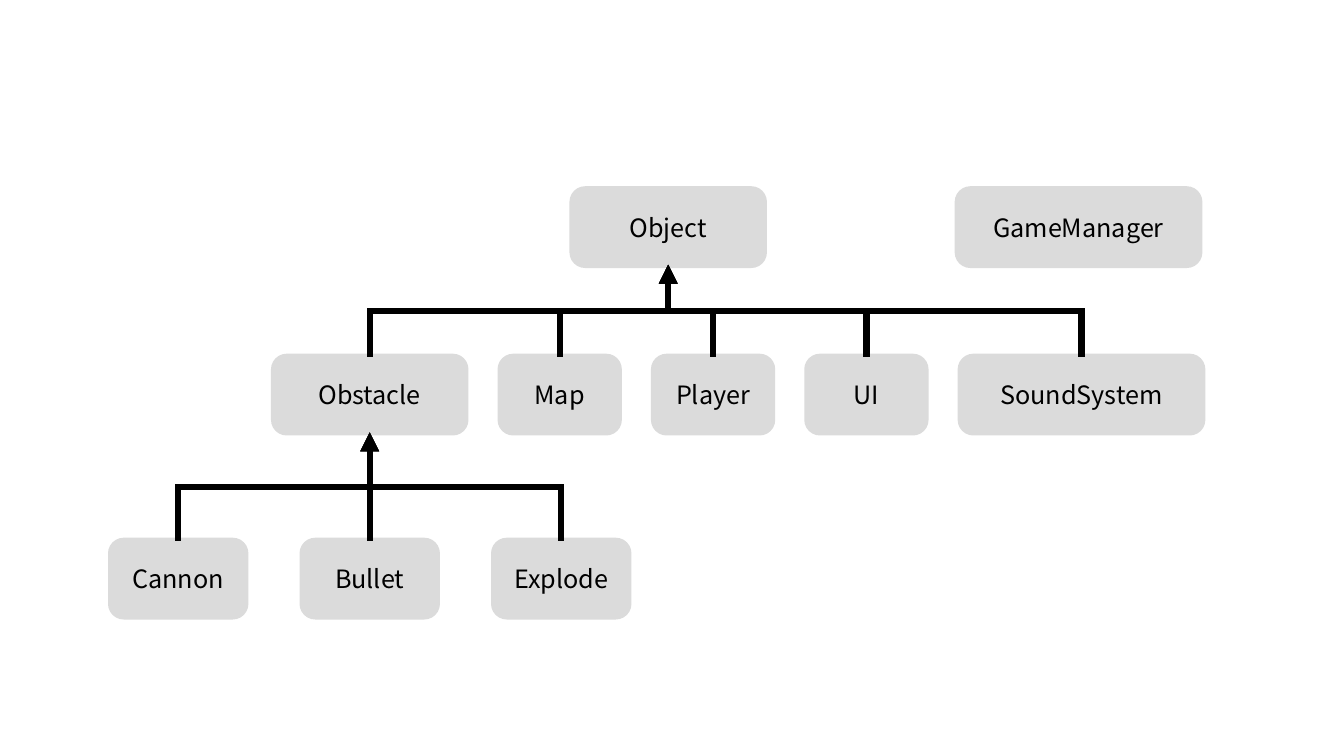
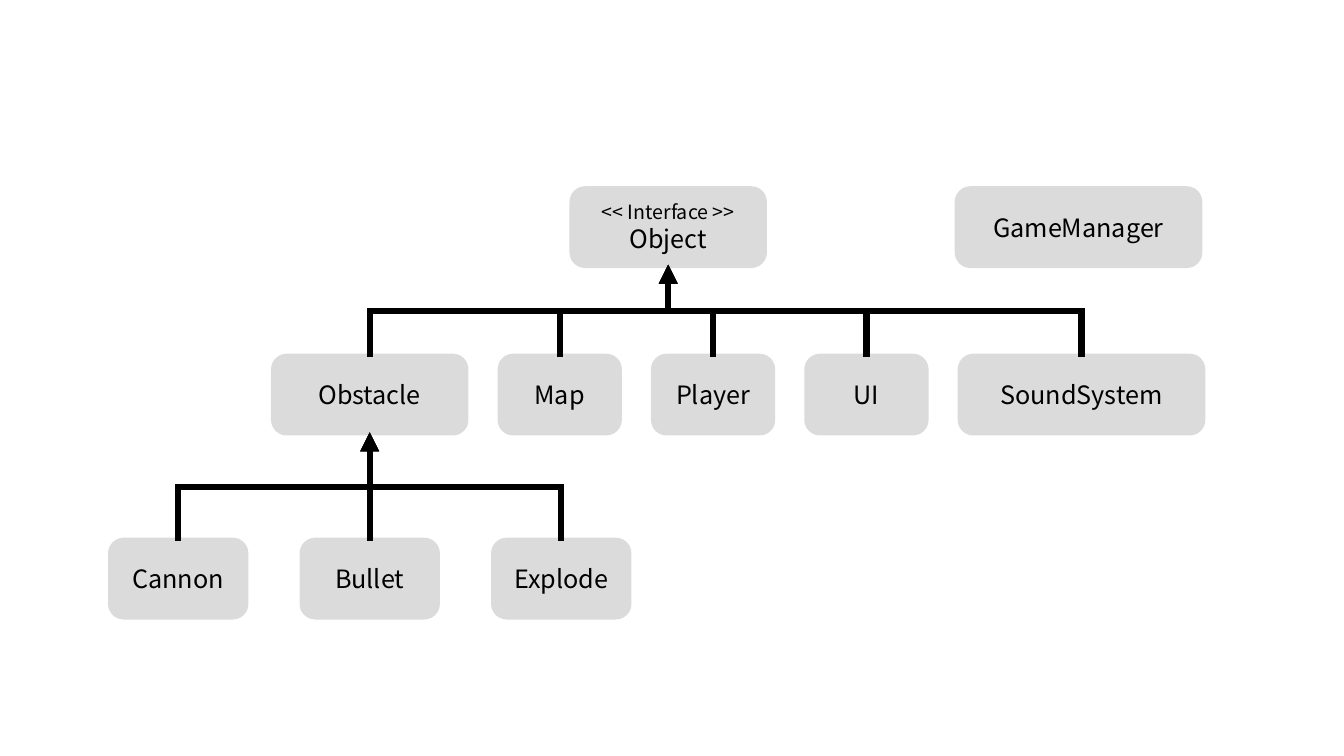
Before and after one commit to tireDep/InhaUniv_winAPI_Project, a slide deck: slide 1 of 발표 자료/최종 발표 자료/간단한 UML.pptx. Drawn at 1344x756 pixels with LibreOffice and Linux fonts; fonts in the diff are those of the drawing. Boxes give left, top, right and bottom in pixels: in the first picture for what was removed or moved away, otherwise in the second. Text is boxed around its words. In the diff, an @@ line names an element or a change of style, - is before the commit and + after.

```diff
--- a/발표 자료/최종 발표 자료/간단한 UML.pptx
+++ b/발표 자료/최종 발표 자료/간단한 UML.pptx
@@ text in rounded rectangle at <box>628,203,709,220</box>: paragraph added @@
+<< Interface >>
```
Also in this commit, not shown: 58 other files.
